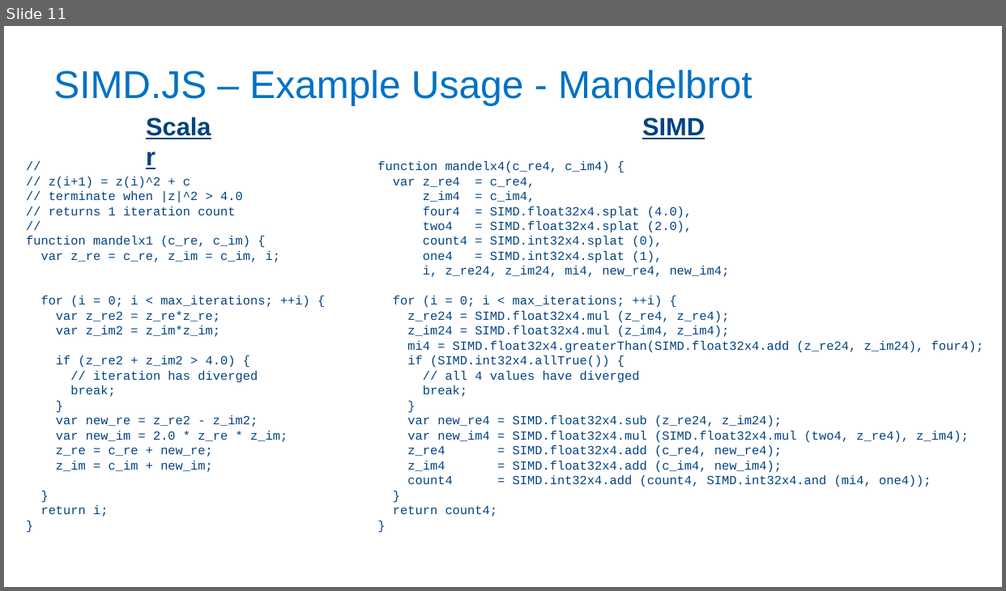
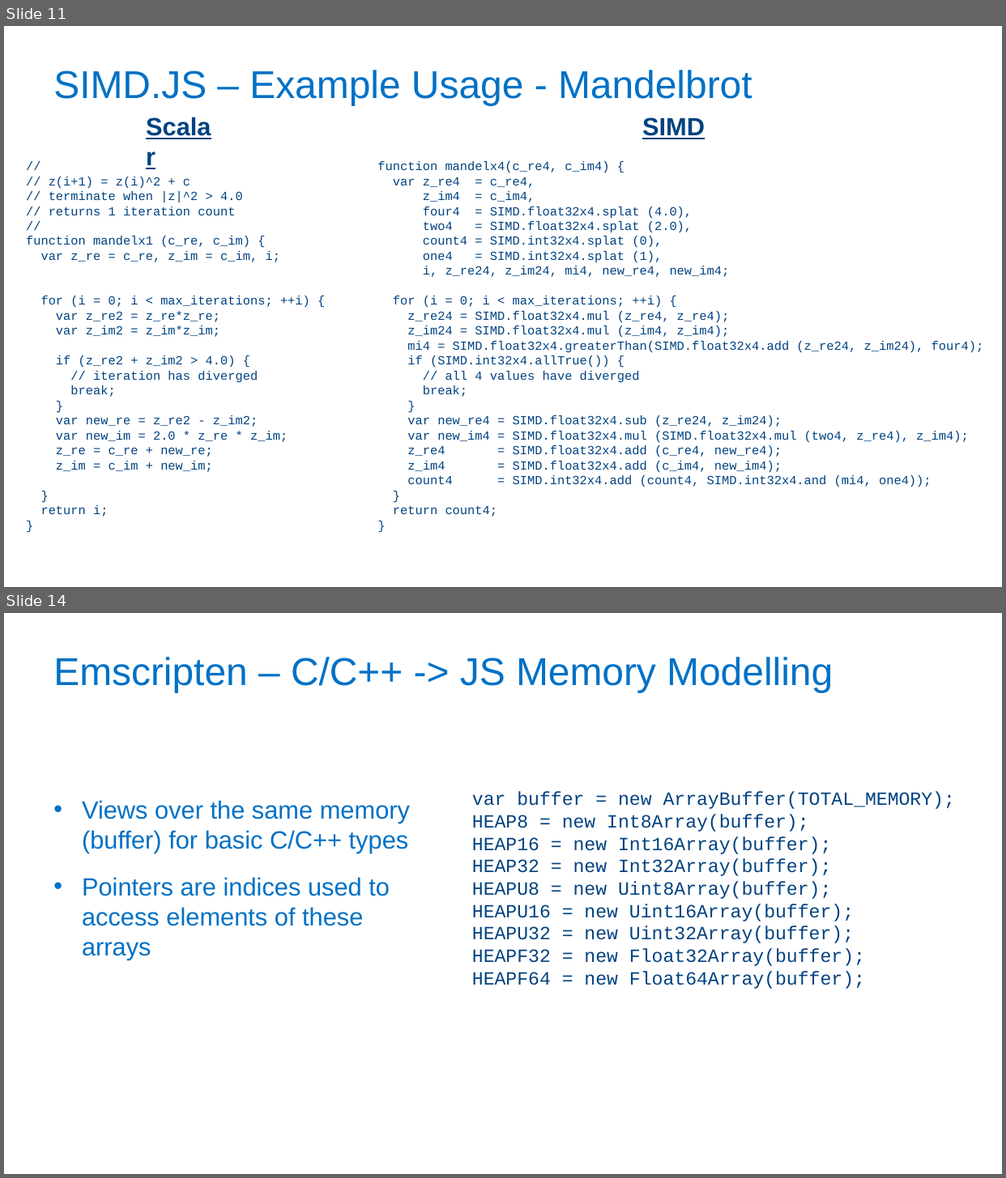
Before and after one commit to PeterJensen/wpmvp2015, a slide deck: simdjs-presentation.pptx. Shown one above the other, each under a label of ours: slide 11 before the commit, slides 11 and 14 after it; the slides between them are not shown. The pictures are 1006x591 and 1006x1178 pixels, drawn with LibreOffice and Linux fonts; fonts in the diff are those of the drawing; background and template pictures are left out. Boxes give left, top, right and bottom in pixels: in the first picture for what was removed or moved away, otherwise in the second. Text is boxed around its words. In the diff, an @@ line names an element or a change of style, - is before the commit and + after.

Commit message:
Added more slides for SIMD.JS and Emscripten

```diff
--- a/simdjs-presentation.pptx
+++ b/simdjs-presentation.pptx
@@ slide 14 added at <box>4,613,1002,1174</box>, background #FFFFFF @@
@@ title added at <box>53,657,833,693</box>, 37.3 pt, text #0071C5 @@
+Emscripten – C/C++ -> JS Memory Modelling
@@ text added at <box>82,800,410,960</box>, 24 pt, text #0071C5 @@
+• Views over the same memory (buffer) for basic C/C++ types
+• Pointers are indices used to access elements of these arrays
@@ text added at <box>472,791,955,989</box>, 18 pt, text #004280 @@
+var buffer = new ArrayBuffer(TOTAL_MEMORY);
+HEAP8 = new Int8Array(buffer);
+HEAP16 = new Int16Array(buffer);
+HEAP32 = new Int32Array(buffer);
+HEAPU8 = new Uint8Array(buffer);
+HEAPU16 = new Uint16Array(buffer);
+HEAPU32 = new Uint32Array(buffer);
+HEAPF32 = new Float32Array(buffer);
+HEAPF64 = new Float64Array(buffer);
```
Also in this commit, not shown: 2 slides changed, 5 other slides added, 4 other files.
